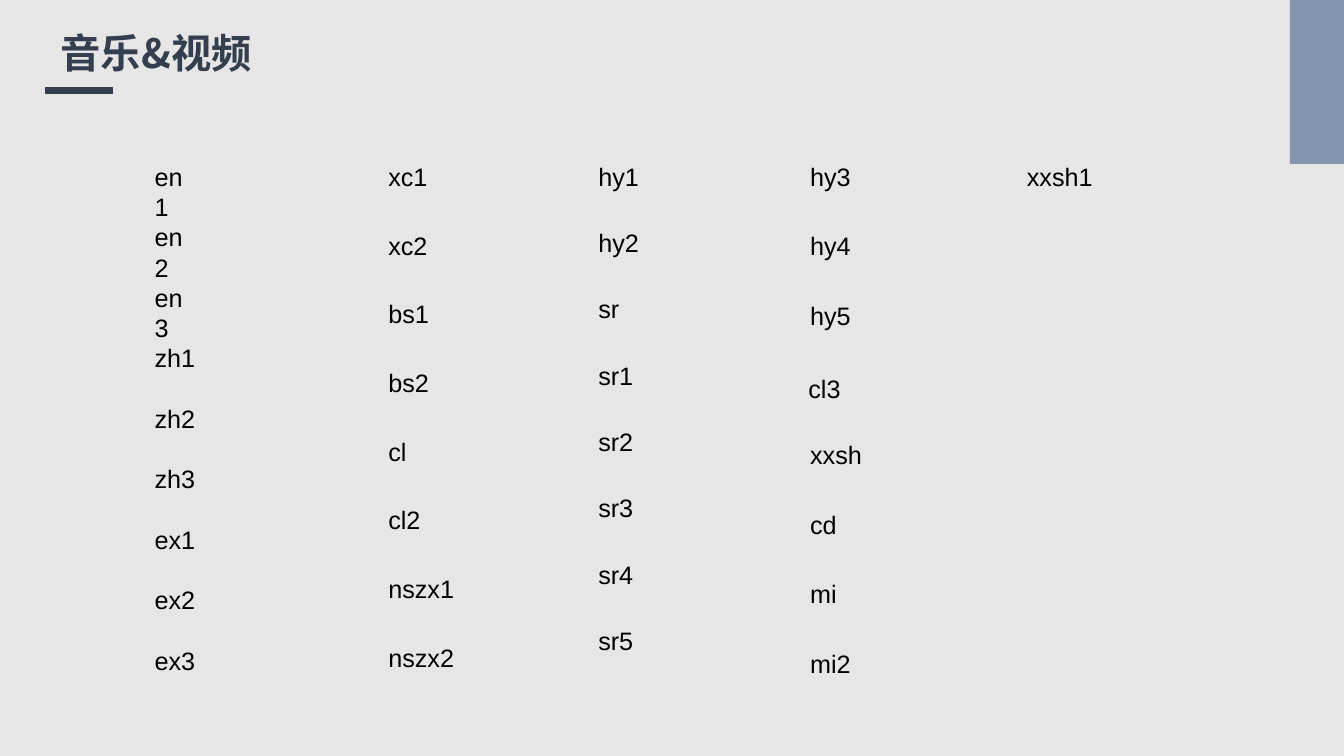
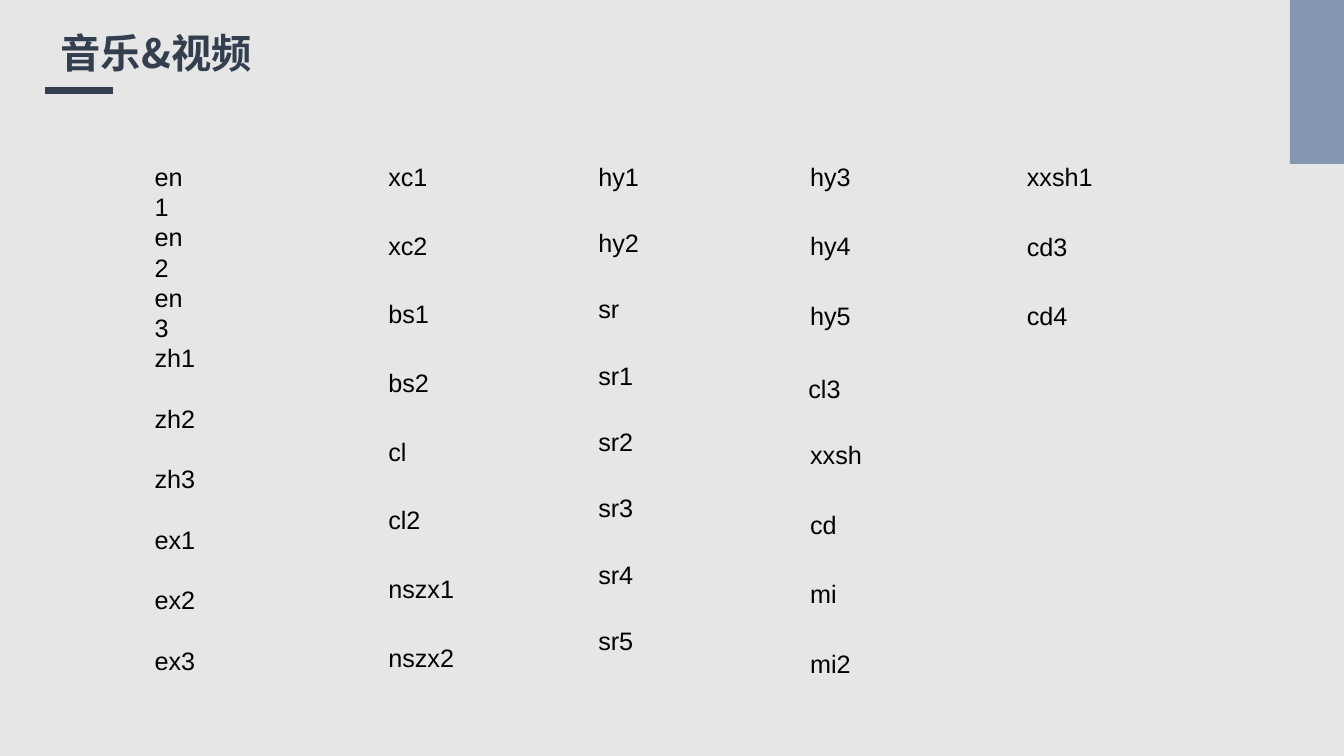
Before and after one commit to Bukehi/BukehiWeb, a slide deck: slide 8 of livefile/livepowerpoint.pptx. Drawn at 1344x756 pixels with LibreOffice and Linux fonts; fonts in the diff are those of the drawing. Boxes give left, top, right and bottom in pixels: in the first picture for what was removed or moved away, otherwise in the second. Text is boxed around its words. In the diff, an @@ line names an element or a change of style, - is before the commit and + after.

```diff
--- a/livefile/livepowerpoint.pptx
+++ b/livefile/livepowerpoint.pptx
@@ text added at <box>1027,237,1068,257</box>, 18 pt, text #000000 @@
+cd3
@@ text added at <box>1027,306,1068,326</box>, 18 pt, text #000000 @@
+cd4
```
Also in this commit, not shown: 1 other slide changed, 2 other files.
